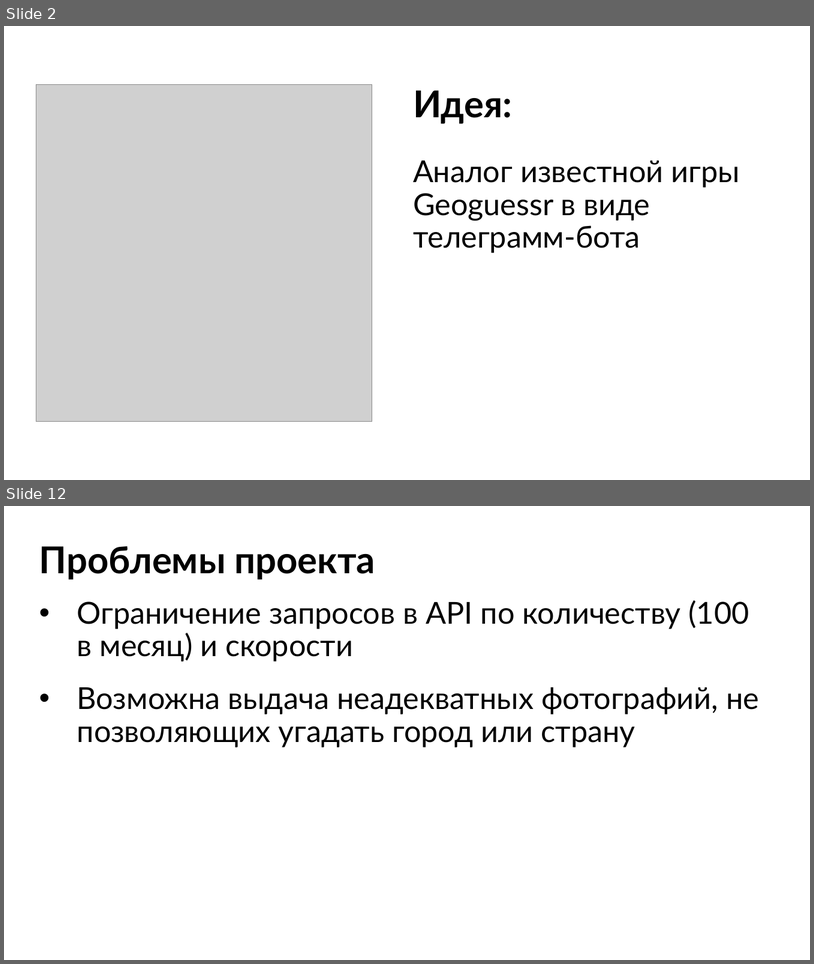
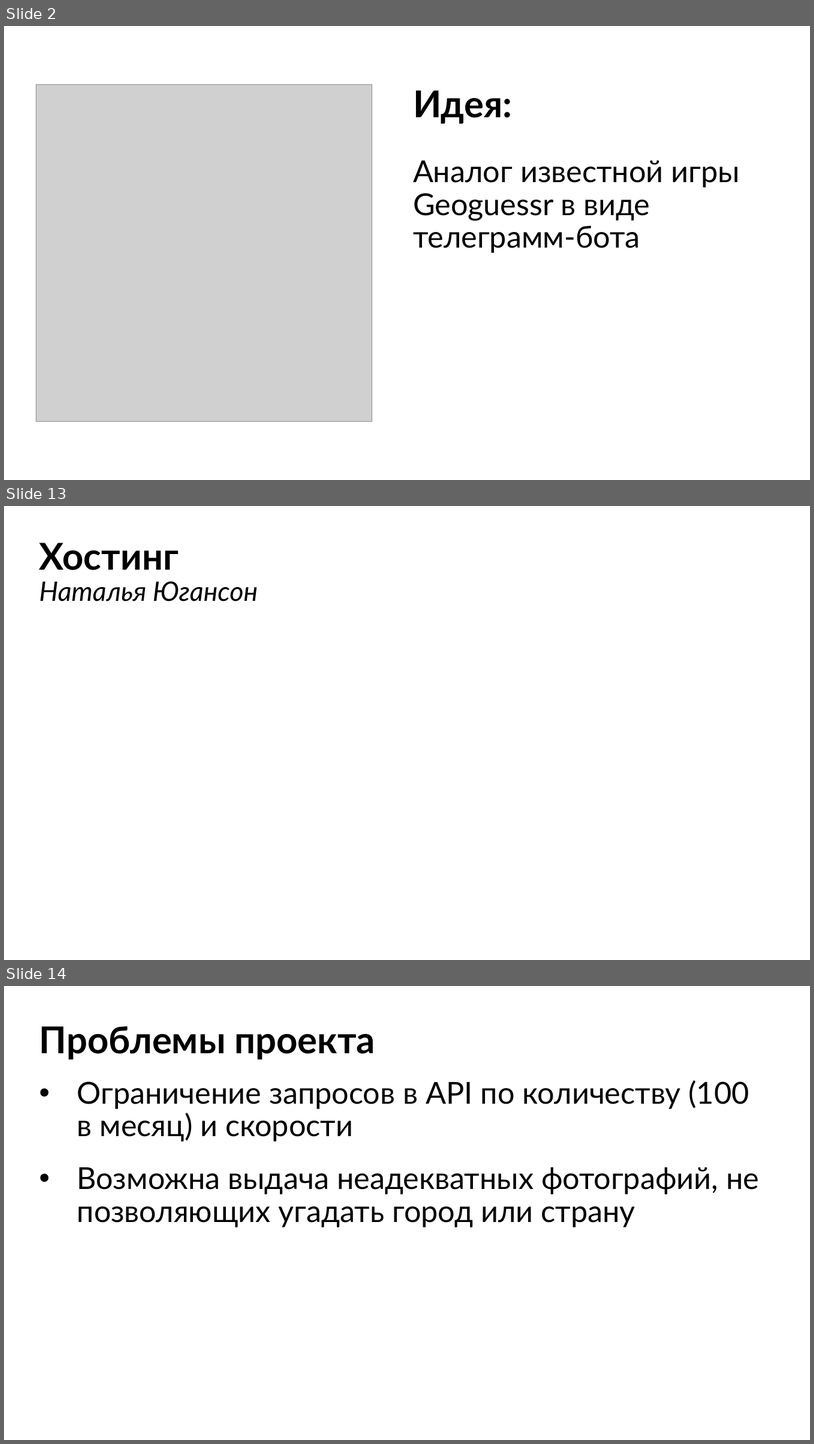
Before and after one commit to yugansonchik/GeoQuest, a slide deck: Презентация GeoQuest.pptx. Shown one above the other, each under a label of ours: slides 2 and 12 before the commit, slides 2, 13 and 14 after it; the slides between them are not shown. The pictures are 814x964 and 814x1444 pixels, drawn with LibreOffice and Linux fonts; fonts in the diff are those of the drawing; grey boxes stand for pictures. Boxes give left, top, right and bottom in pixels: in the first picture for what was removed or moved away, otherwise in the second. Text is boxed around its words. In the diff, an @@ line names an element or a change of style, - is before the commit and + after.

```diff
--- a/Презентация GeoQuest.pptx
+++ b/Презентация GeoQuest.pptx
@@ slide 13 added at [4, 506, 810, 960], background #FFFFFF @@
@@ title added at [39, 543, 258, 601], 32 pt, text #000000, italic @@
+Хостинг
+Наталья Югансон
@@ what was slide 12 is now slide 14 @@
```
Also in this commit, not shown: 8 slides changed, 3 other slides added, 2 slides removed, 1 other file.
